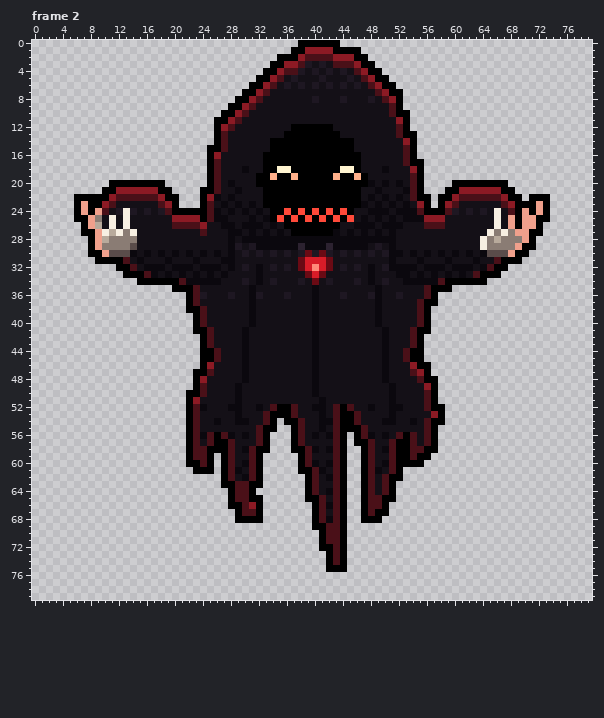
Two states of a pixel-art file, Art/Source/Enemies_Ghost_laugh.aseprite. The picture above is the old version.
80x80 pixels, 3 frames. Shown: frame 2. The commit also changed other frames, which this record leaves out.
The result:
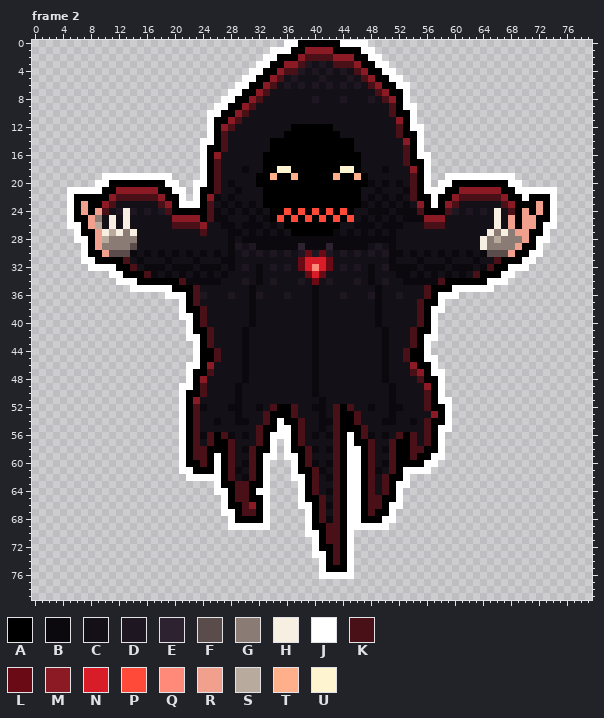
Palette (. is transparent): A #000000  B #0b080e  C #141017  D #1e1722  E #2c2230  F #5a4c4a  G #8a7c74  H #f7efe2  J #ffffff  K #4a1018  L #6a0a14  M #8c1a24  N #d81c28  P #ff4a3a  Q #ff8a7a  R #f0a08c  S #b8aa9c  T #ffb08a  U #fff4d0
Difference:
Changed rows in their new state; - is an unchanged pixel.
Frame 2:
first column x 5:
 0 -------------------------------JJ------JJJJ---------------------------
 1 -----------------------------JJJ----------JJ--------------------------
 2 ----------------------------JJ-------------JJ-------------------------
 3 ---------------------------JJ---------------JJ------------------------
 4 --------------------------JJ-----------------JJ-----------------------
 5 -------------------------JJ-------------------JJ----------------------
 6 ------------------------JJ---------------------JJ---------------------
 7 -----------------------JJ-----------------------J---------------------
 8 ----------------------JJ------------------------J---------------------
 9 ---------------------JJ-------------------------JJ--------------------
10 --------------------JJ---------------------------J--------------------
11 --------------------J----------------------------J--------------------
12 --------------------J----------------------------JJ-------------------
13 --------------------J-----------------------------J-------------------
14 -------------------JJ-----------------------------J-------------------
15 -------------------J------------------------------J-------------------
16 -------------------J------------------------------JJ------------------
17 -------------------J-------------------------------J------------------
18 -------------------J-------------------------------J------------------
19 -----JJJJJJJJJJ----J-------------------------------J--JJJJJJJJJJ------
20 ----JJ--------JJ--JJ-------------------------------J-JJ--------JJ-----
21 JJJJJ----------JJ-J--------------------------------JJJ----------JJJJJJ
22 J---------------J-J---------------------------------J------------J---J
23 J---------------JJJ---------------------------------J----------------J
24 J--------------------------------------------------------------------J
25 J--------------------------------------------------------------------J
26 JJ------------------------------------------------------------------JJ
27 -J------------------------------------------------------------------J-
28 -JJ----------------------------------------------------------------JJ-
29 --J----------------------------------------------------------------J--
30 --J---------------------------------------------------------------JJ--
31 --JJ-------------------------------------------------------------JJ---
32 ---JJJJ--------------------------------------------------------JJJ----
33 ------JJ------------------------------------------------------JJ------
34 -------JJJ--------------------------------------------------JJJ-------
35 ---------JJJJJJ----------------------------------------JJJJJJ---------
36 --------------JJJ------------------------------------JJJ--------------
37 ----------------J------------------------------------J----------------
38 ----------------J-----------------------------------JJ----------------
39 ----------------JJ----------------------------------J-----------------
40 -----------------J----------------------------------J-----------------
41 -----------------J----------------------------------J-----------------
42 -----------------JJ--------------------------------JJ-----------------
43 ------------------J--------------------------------J------------------
44 ------------------J--------------------------------J------------------
45 ------------------J--------------------------------JJ-----------------
46 -----------------JJ---------------------------------J-----------------
47 -----------------J----------------------------------JJ----------------
48 -----------------J-----------------------------------J----------------
49 ----------------JJ-----------------------------------J----------------
50 ----------------J------------------------------------J----------------
51 ----------------J------------------------------------JJ---------------
52 ----------------J-------------------------------------J---------------
53 ----------------J-------------------------------------J---------------
54 ----------------J-------------J-----------------------J---------------
55 ----------------J-------------JJ---------------------JJ---------------
56 ----------------J------------JJJ--------J------------J----------------
57 ----------------J------------J-J--------J------------J----------------
58 ----------------J------------J-J--------JJ-----------J----------------
59 ----------------J----J------JJ-JJ-------JJ----------JJ----------------
60 ----------------J----J------J---J-------JJ---------JJ-----------------
61 ----------------JJ---J------J---J-------JJ------JJJJ------------------
62 -----------------JJJJJ------J---JJ------JJ------J---------------------
63 ---------------------J------J----J------JJ-----JJ---------------------
64 ---------------------JJ----JJ----J------JJ-----J----------------------
65 ----------------------J-----J----J------JJ-----J----------------------
66 ----------------------J-----J----JJ-----JJ----JJ----------------------
67 ----------------------JJ----J-----J-----JJ----J-----------------------
68 -----------------------J----J-----J-----JJ---JJ-----------------------
69 -----------------------JJJJJJ-----J-----JJJJJJ------------------------
70 ----------------------------------JJ----J-----------------------------
71 -----------------------------------J----J-----------------------------
72 -----------------------------------J----J-----------------------------
73 -----------------------------------JJ---J-----------------------------
74 ------------------------------------J---J-----------------------------
75 ------------------------------------J---J-----------------------------
76 ------------------------------------JJJJJ-----------------------------
